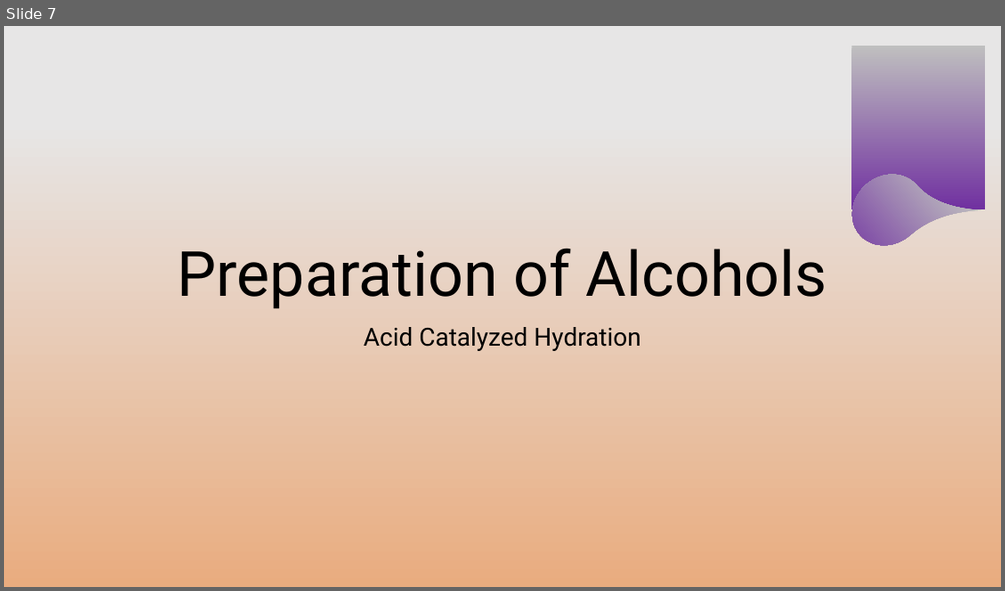
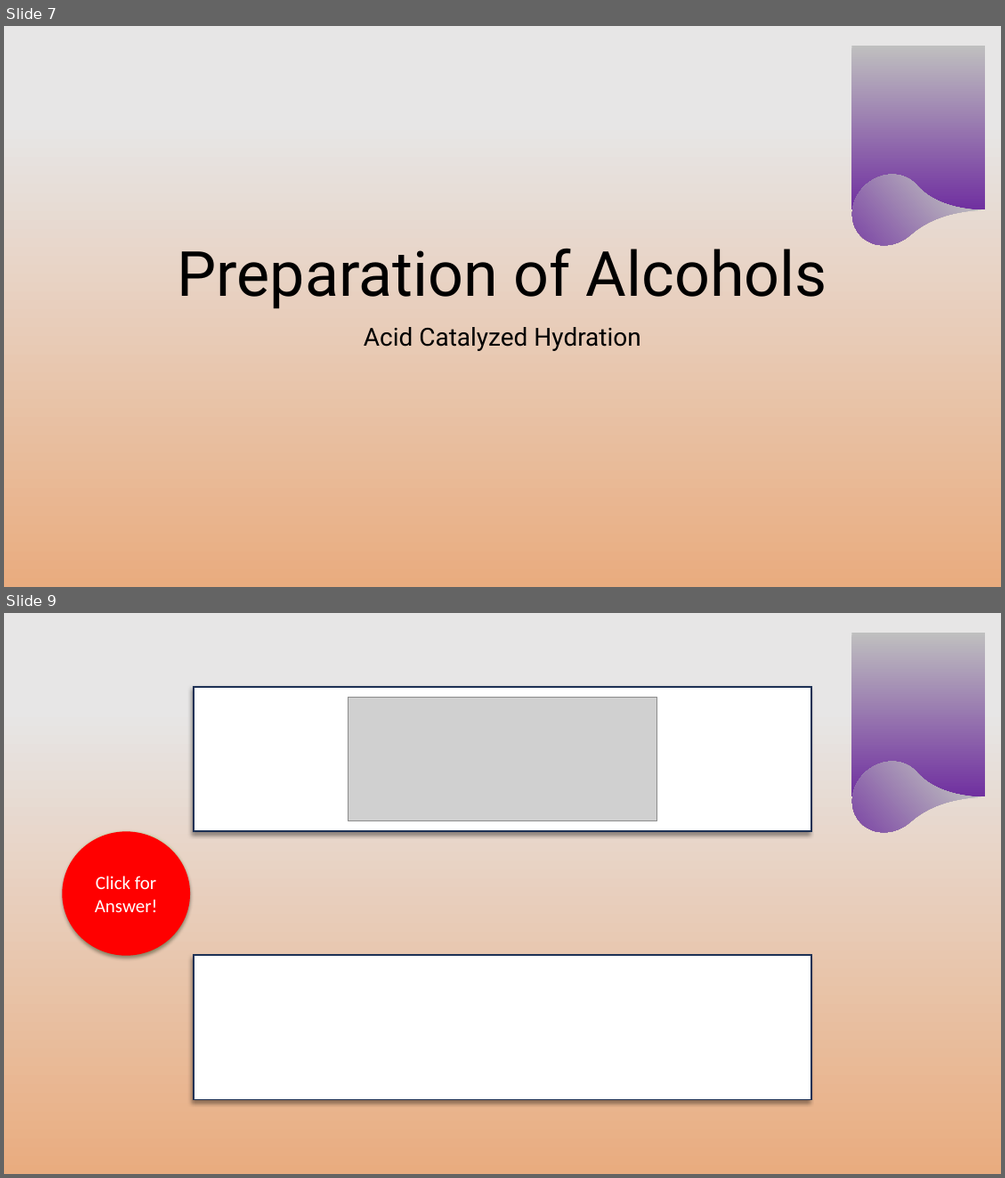
Before and after one commit to chemykill/alcoholproblems, a slide deck: alcoholquestions.pptx. Shown one above the other, each under a label of ours: slide 7 before the commit, slides 7 and 9 after it; the slides between them are not shown. The pictures are 1005x591 and 1005x1178 pixels, drawn with LibreOffice and Linux fonts; fonts in the diff are those of the drawing; grey boxes stand for pictures; background and template pictures are left out. Boxes give left, top, right and bottom in pixels: in the first picture for what was removed or moved away, otherwise in the second. Text is boxed around its words. In the diff, an @@ line names an element or a change of style, - is before the commit and + after.

```diff
--- a/alcoholquestions.pptx
+++ b/alcoholquestions.pptx
@@ slide 9 added at (4, 613, 1001, 1174), background gradient #E7E6E6 to #E9AC7F; not listed: 2 template elements that a slide beside it also shows @@
@@ rectangle added at (194, 687, 811, 831), fill #FFFFFF, outline #1E3256 1.5 pt @@
@@ picture added at (348, 698, 657, 821) @@
@@ ellipse added at (63, 831, 190, 956), fill #FF0000, 18 pt, text #FFFFFF @@
+Click for Answer!
@@ ellipse added at (71, 838, 181, 949), fill #67D331, outline #1E3256 1 pt, 16 pt, text #FFFFFF @@
+Click for question
@@ rectangle added at (194, 955, 811, 1099), fill #FFFFFF, outline #1E3256 1.5 pt @@
```
Also in this commit, not shown: 1 other slide added, 1 slide removed.
